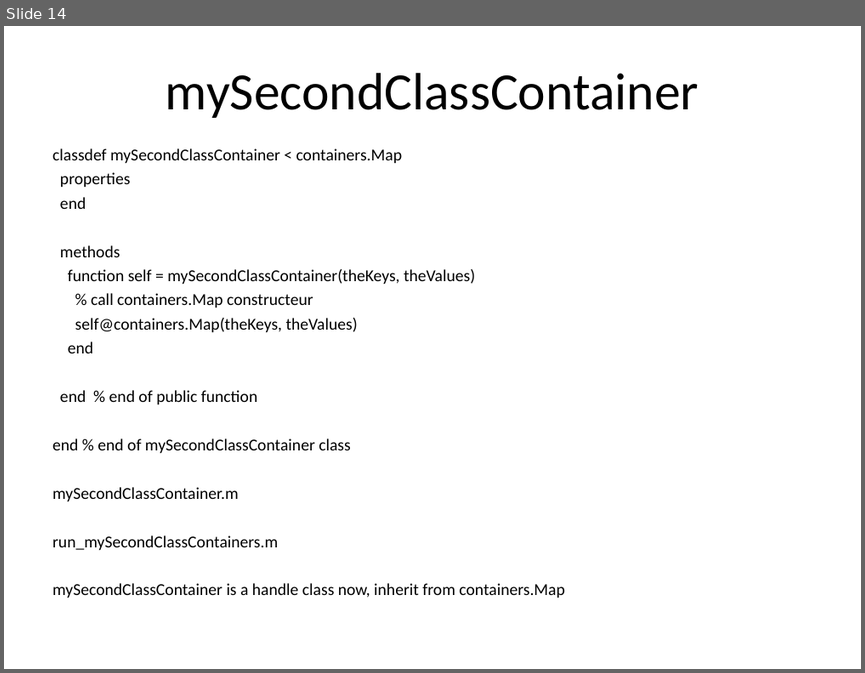
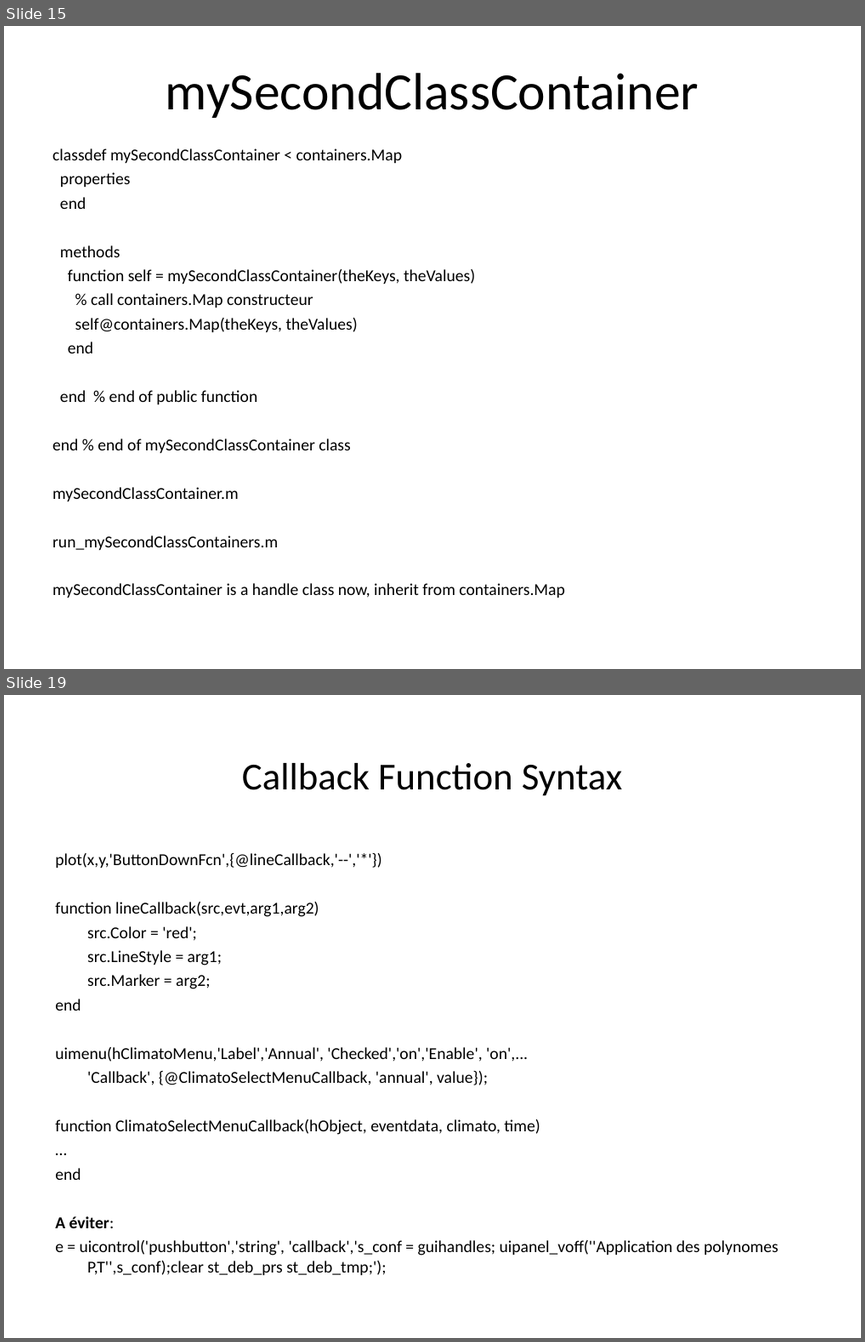
Before and after one commit to jgrelet/course-object-programing-with-Matlab, a slide deck: Introduction à la programmation objet avec Matlab.ppt. Shown one above the other, each under a label of ours: slide 14 before the commit, slides 15 and 19 after it; the slides between them are not shown. The pictures are 865x673 and 865x1342 pixels, drawn with LibreOffice and Linux fonts; fonts in the diff are those of the drawing. Boxes give left, top, right and bottom in pixels: in the first picture for what was removed or moved away, otherwise in the second. Text is boxed around its words. In the diff, an @@ line names an element or a change of style, - is before the commit and + after.

```diff
--- a/Introduction à la programmation objet avec Matlab.ppt
+++ b/Introduction à la programmation objet avec Matlab.ppt
@@ slide 19 added at (4,695,861,1338), background #FFFFFF @@
@@ title added at (242,763,622,796), 32 pt, text #000000 @@
+Callback Function Syntax
@@ text added at (55,853,778,1275), 14 pt, text #000000 @@
+plot(x,y,'ButtonDownFcn',{@lineCallback,'--','*'})
+function lineCallback(src,evt,arg1,arg2)
+src.Color = 'red';
+src.LineStyle = arg1;
+src.Marker = arg2;
+end
+uimenu(hClimatoMenu,'Label','Annual', 'Checked','on','Enable', 'on',...
+'Callback', {@ClimatoSelectMenuCallback, 'annual', value});
+function ClimatoSelectMenuCallback(hObject, eventdata, climato, time)
+…
+end
+A éviter:
+e = uicontrol('pushbutton','string', 'callback','s_conf = guihandles; uipanel_voff(''Application des polynomes P,T'',s_conf);clear st_deb_prs st_deb_tmp;');
@@ what was slide 14 is now slide 15 @@
```
Also in this commit, not shown: 5 slides changed, 11 other slides added, 10 slides removed, 8 other files.
